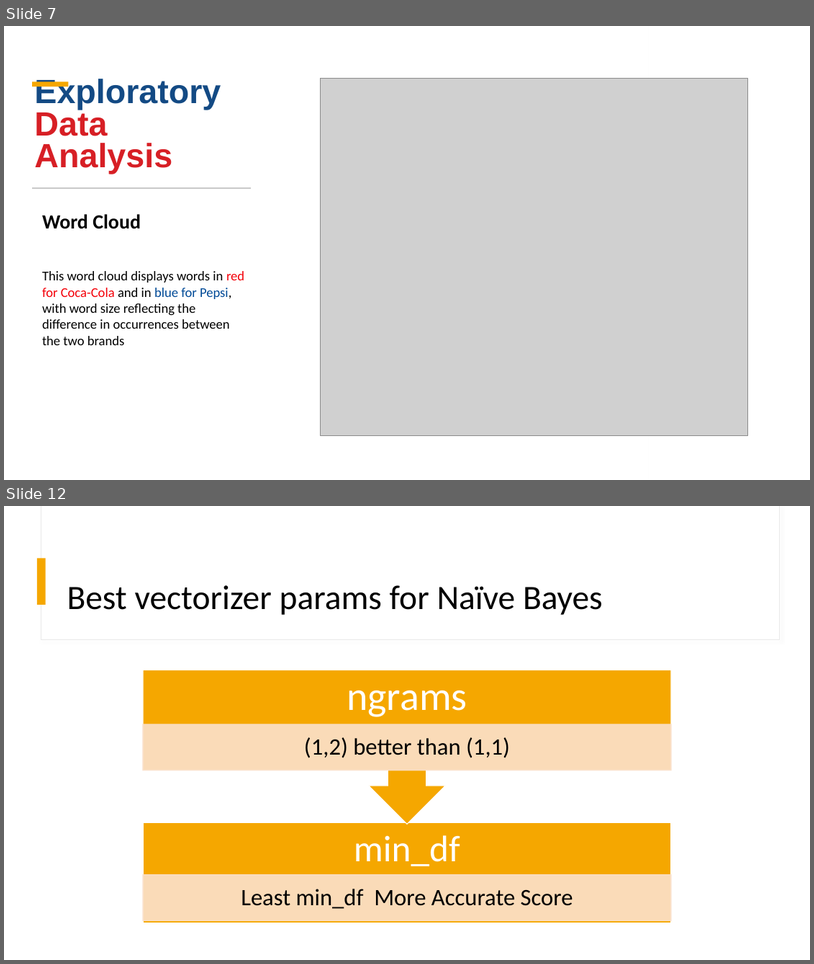
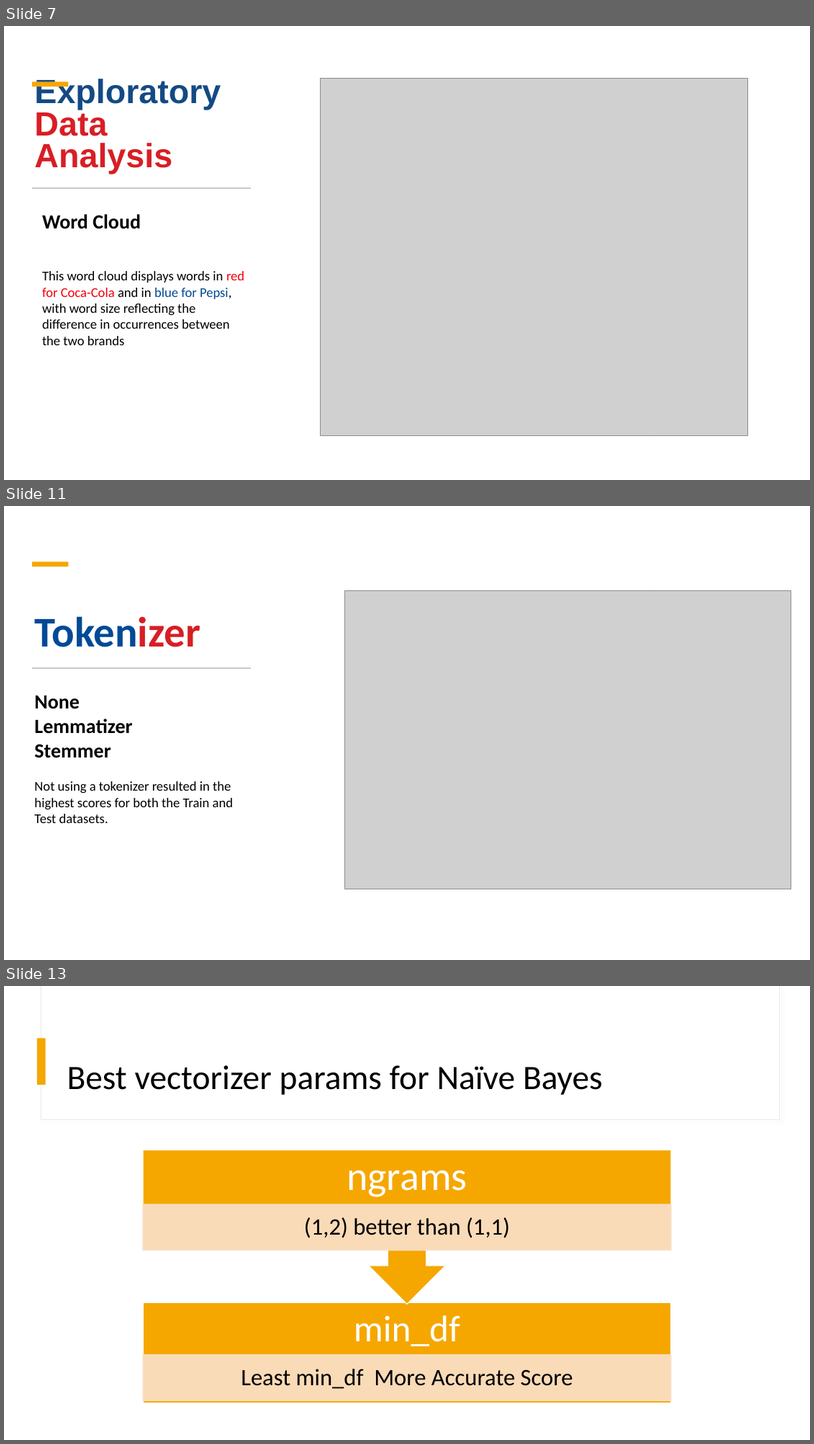
Before and after one commit to auttwitter/DSI-04, a slide deck: projects/project_3/Presentation.pptx. Shown one above the other, each under a label of ours: slides 7 and 12 before the commit, slides 7, 11 and 13 after it; the slides between them are not shown. The pictures are 814x964 and 814x1444 pixels, drawn with LibreOffice and Linux fonts; fonts in the diff are those of the drawing; grey boxes stand for pictures. Boxes give left, top, right and bottom in pixels: in the first picture for what was removed or moved away, otherwise in the second. Text is boxed around its words. In the diff, an @@ line names an element or a change of style, - is before the commit and + after.

```diff
--- a/projects/project_3/Presentation.pptx
+++ b/projects/project_3/Presentation.pptx
@@ slide 11 added at <box>4,506,810,960</box>, background #FFFFFF @@
@@ rectangle added at <box>4,506,810,960</box>, fill #FFFFFF @@
@@ rectangle added at <box>4,506,650,960</box>, fill gradient #FFFFFF @@
@@ rectangle added at <box>41,506,779,640</box>, fill #FFFFFF, outline #E9E9E9 0.75 pt @@
@@ rectangle added at <box>41,506,779,639</box>, fill #FFFFFF @@
@@ rectangle added at <box>32,561,68,566</box>, fill #F5A700 @@
@@ picture added at <box>345,591,792,889</box> @@
@@ text added at <box>34,616,201,647</box>, 50.4 pt, text #004A97, bold @@
+Tokenizer
@@ rectangle added at <box>32,667,251,668</box>, fill #C9C9C9, outline #C9C9C9 0.25 pt @@
@@ text added at <box>34,695,233,823</box>, 16 pt, text #000000 @@
+None
+Lemmatizer
+Stemmer
+Not using a tokenizer resulted in the highest scores for both the Train and Test datasets.
@@ what was slide 12 is now slide 13 @@
```
Also in this commit, not shown: 4 slides changed, 1 other slide added, 1 slide removed.
